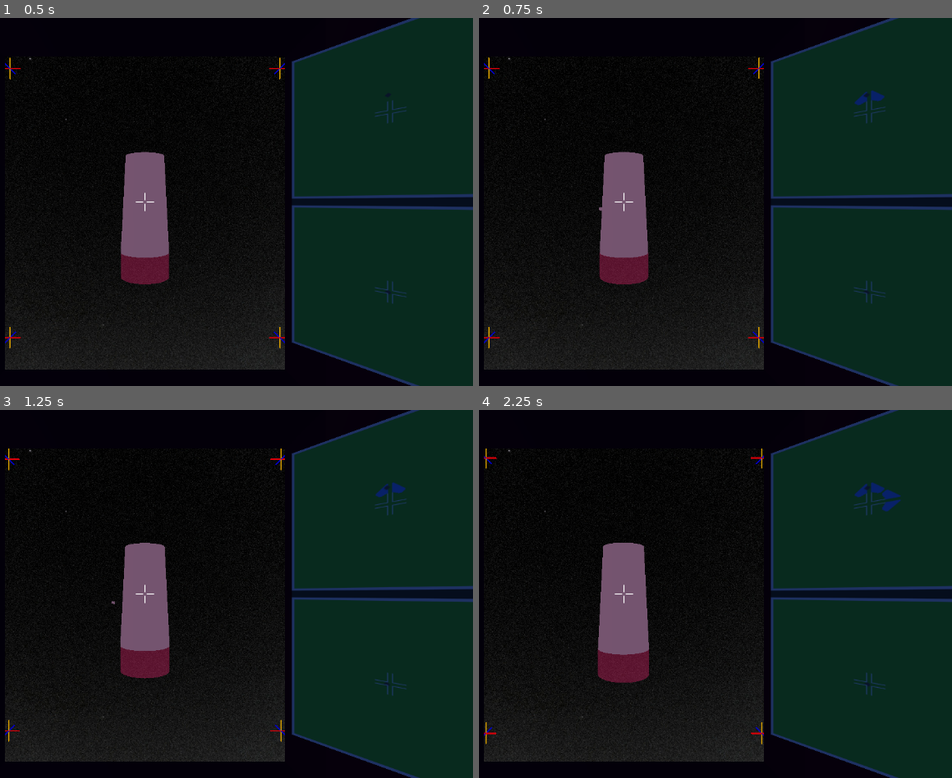
Above: before the commit, frames 1-4 (two rows, left to right).
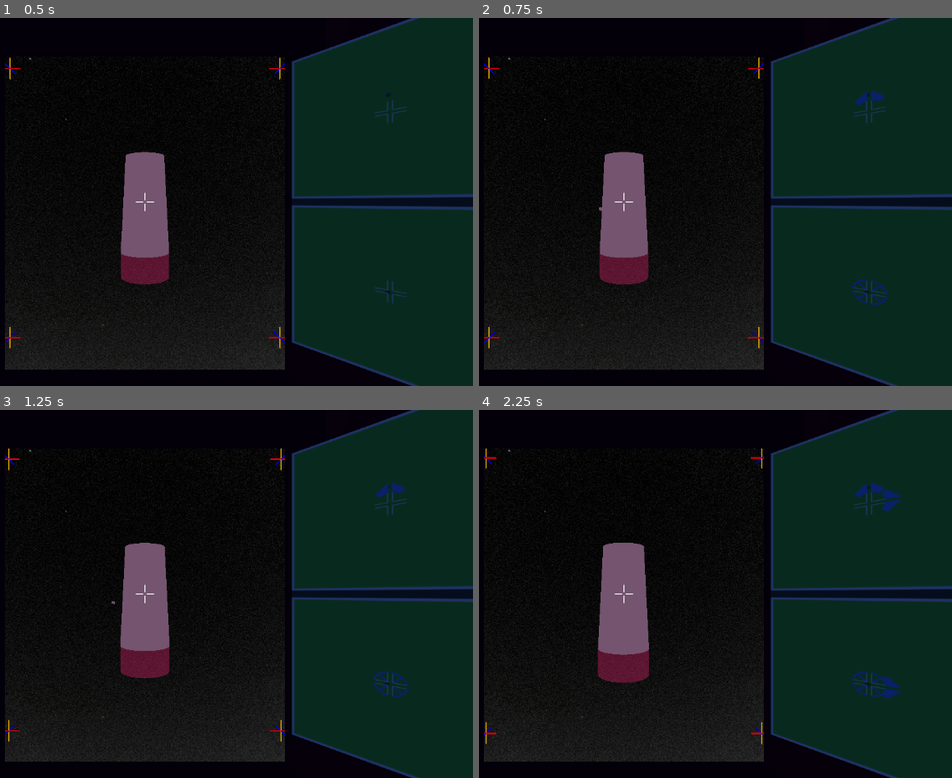
Above: after the commit, the same moments.

Repository: Wake1st/SpaceFlyer
Game: Godot game, scene res://level/space.tscn
The game is run twice, just before and just after one commit, with the same random seed, the same clock (stepped at 60 frames per second) and the same inputs.
Inputs:
- Up to frame 1 (0.5 s): no input
- Up to frame 2 (0.75 s): tap Enter at 0.5 s; hold W (forward) from 0.53 s (still down); hold A (yaw) from 0.53 s (still down)
- Up to frame 3 (1.25 s): keep holding W (forward); keep holding A (yaw)
- Up to frame 4 (2.25 s): release W (forward) at 1.28 s; release A (yaw) at 1.28 s; hold S (backward) 1.28-2.03 s; tap Keypad 8 (a-pitch) at 1.35 s; tap A (yaw) at 1.55 s; tap R (reset_level) at 2 s; hold W (forward) from 2.03 s (still down); hold Keypad 6 (a-roll) from 2.03 s (still down)

Frame 1 is identical in both runs. In frame 2, 0.2% of the frame differs, in the area x 78-87%, y 20-79%; in frame 3, 0.2%; in frame 4, 0.3%, in the area x 78-90%, y 20-79%.

Commit message:
working!

Diff:
--- a/hardware/radar_panel/radar_panel.gd
+++ b/hardware/radar_panel/radar_panel.gd
@@ -150,12 +150,8 @@
 
 func draw_motion(window:Panel, sprite:Sprite2D):
 	var s = sprite.duplicate()
-	s.position = Vector2(
-		window.position.x + window.size.x/2,
-		window.position.y + window.size.y/2
-	)
+	s.position = Vector2(window.size.x/2, window.size.y/2)
 	window.add_child(s)
-	print("pos: ", window.get_child(window.get_child_count()-1).position)
 
 
 func draw_items():
--- a/hardware/radar_panel/radar_panel.tscn
+++ b/hardware/radar_panel/radar_panel.tscn
@@ -55,7 +55,6 @@
 texture = ExtResource("3_bj0be")
 
 [node name="ZYScan" type="Panel" parent="Screen/Active"]
-layout_direction = 1
 anchors_preset = 3
 anchor_left = 1.0
 anchor_top = 1.0
@@ -87,45 +86,57 @@
 texture = ExtResource("5_y18qg")
 
 [node name="ThrustUp" type="Sprite2D" parent="Screen/References"]
+z_index = 10
 texture = ExtResource("6_36iww")
 
 [node name="ThrustTowards" type="Sprite2D" parent="Screen/References"]
+z_index = 10
 texture = ExtResource("7_r0umt")
 
 [node name="ThrustAway" type="Sprite2D" parent="Screen/References"]
+z_index = 10
 texture = ExtResource("8_u45e5")
 
 [node name="ThrustRight" type="Sprite2D" parent="Screen/References"]
+z_index = 10
 rotation = 1.5708
 texture = ExtResource("6_36iww")
 
 [node name="ThrustLeft" type="Sprite2D" parent="Screen/References"]
+z_index = 10
 rotation = -1.5708
 texture = ExtResource("6_36iww")
 
 [node name="ThrustDown" type="Sprite2D" parent="Screen/References"]
+z_index = 10
 texture = ExtResource("6_36iww")
 flip_v = true
 
 [node name="PitchPos" type="Sprite2D" parent="Screen/References"]
+z_index = 10
 texture = ExtResource("9_mxnll")
 flip_v = true
 
 [node name="PitchNeg" type="Sprite2D" parent="Screen/References"]
+z_index = 10
 texture = ExtResource("9_mxnll")
 
 [node name="YawPos" type="Sprite2D" parent="Screen/References"]
+z_index = 10
 rotation = -1.5708
 texture = ExtResource("9_mxnll")
 
 [node name="YawNeg" type="Sprite2D" parent="Screen/References"]
+z_index = 10
 rotation = 1.5708
 texture = ExtResource("9_mxnll")
 
 [node name="RollPos" type="Sprite2D" parent="Screen/References"]
+z_index = 10
 texture = ExtResource("11_daio2")
 
 [node name="RollNeg" type="Sprite2D" parent="Screen/References"]
+z_index = 10
 texture = ExtResource("11_daio2")
 flip_h = true
 
